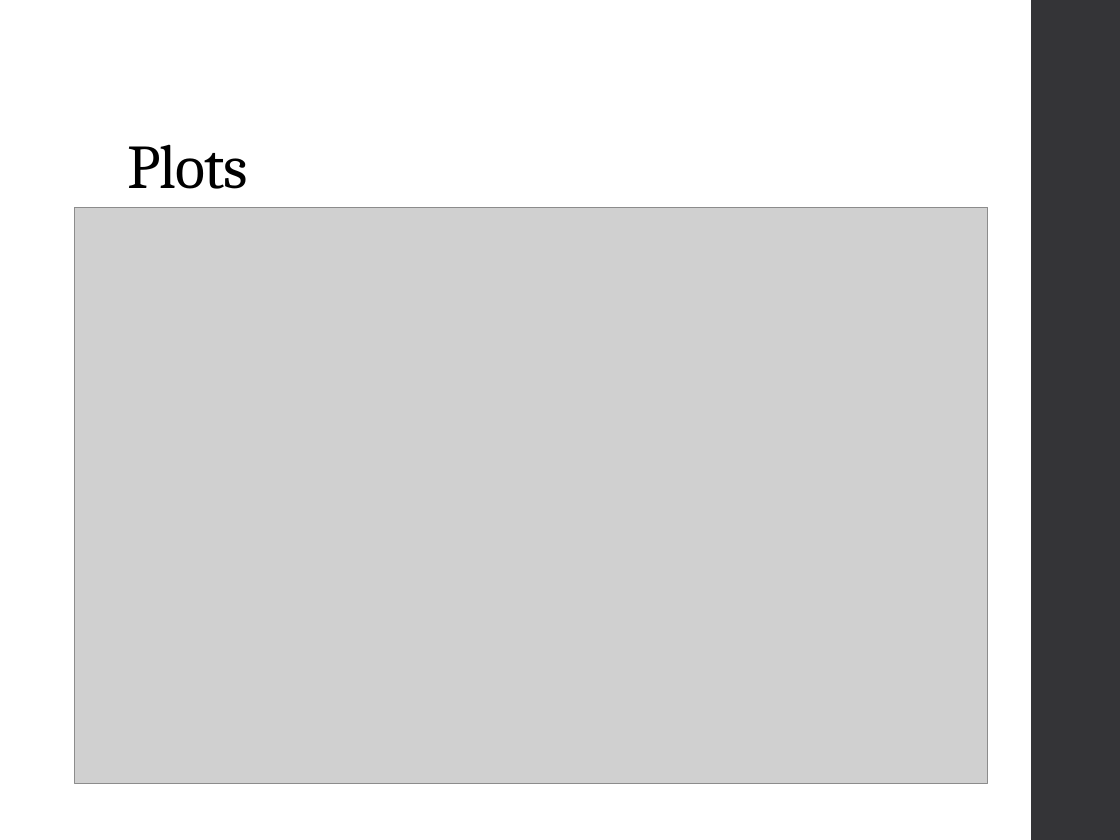
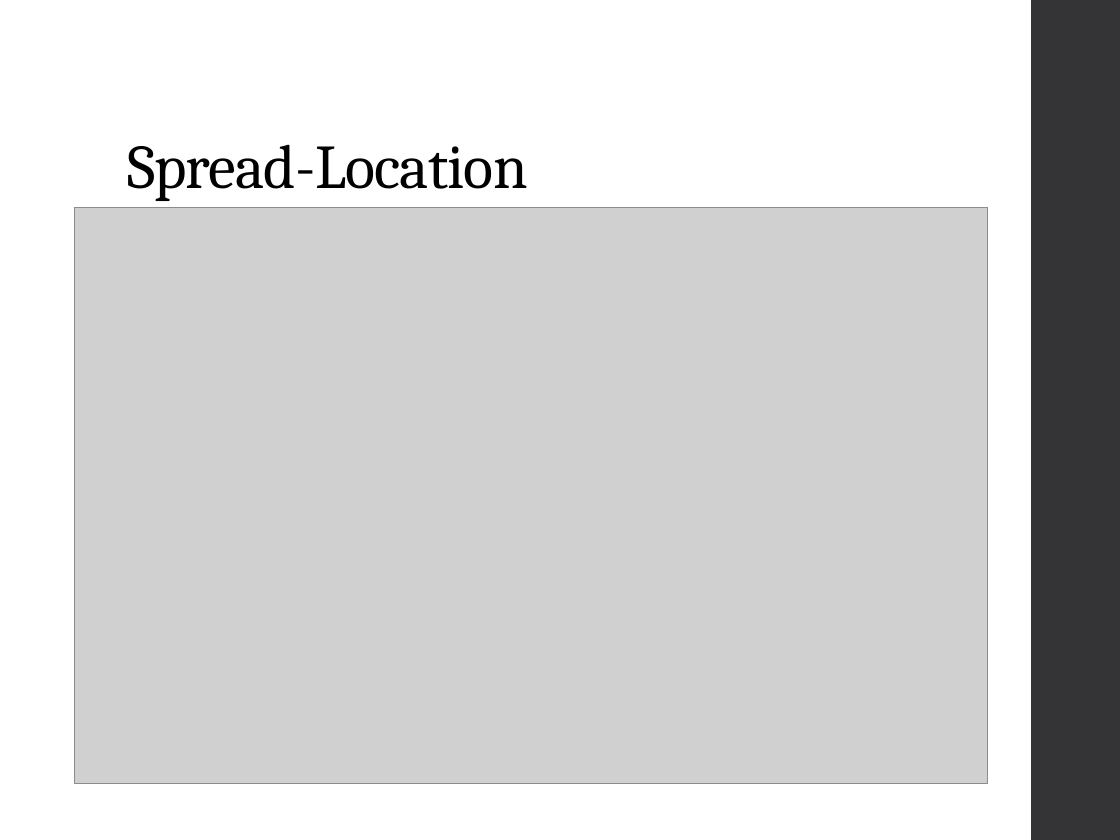
Before and after one commit to ncss-tech/stats_for_soil_survey, a slide deck: slide 15 of presentations/linear_regression/Linear_regression.pptx. Drawn at 1120x840 pixels with LibreOffice and Linux fonts; fonts in the diff are those of the drawing; grey boxes stand for pictures. Boxes give left, top, right and bottom in pixels: in the first picture for what was removed or moved away, otherwise in the second. Text is boxed around its words. In the diff, an @@ line names an element or a change of style, - is before the commit and + after.

```diff
--- a/presentations/linear_regression/Linear_regression.pptx
+++ b/presentations/linear_regression/Linear_regression.pptx
@@ title at (127,144,528,201): text changed @@
-Plots
+Spread-Location
```
Also in this commit, not shown: 3 other slides changed, 1 slide added, 1 slide removed.
